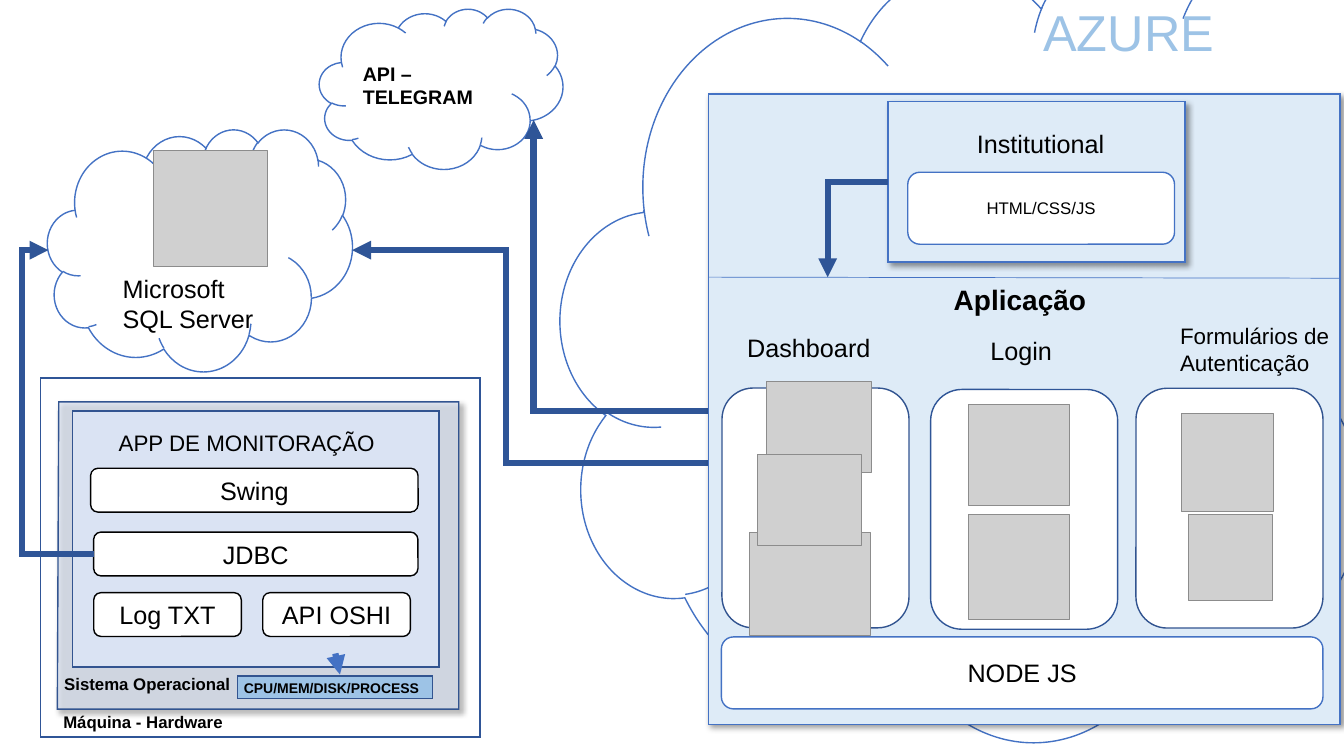
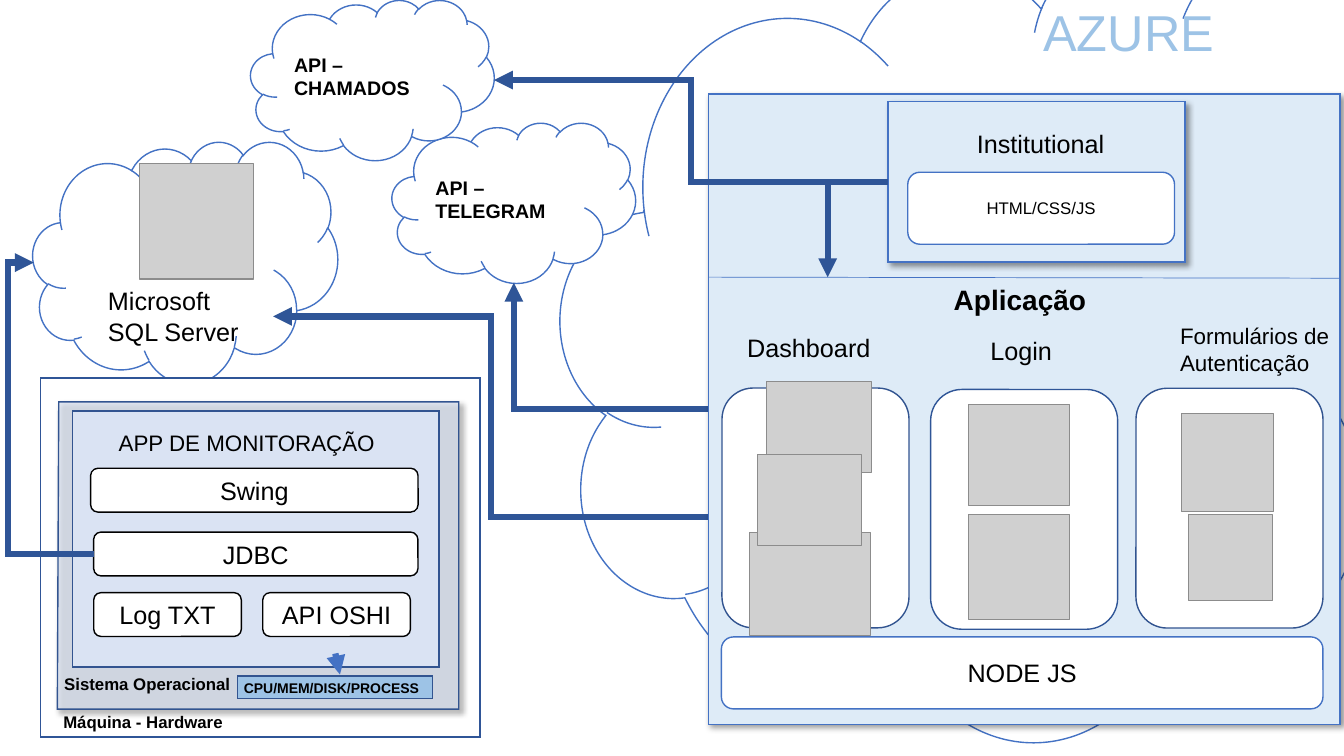
Before and after one commit to marthasilva/ShadowTech, a slide deck: slide 1 of Documentação/Diagrama de solução/DIAGRAMA DE SOLUÇÃO - Atualizado 21 de Abril.pptx. Drawn at 1344x756 pixels with LibreOffice and Linux fonts; fonts in the diff are those of the drawing; grey boxes stand for pictures. Boxes give left, top, right and bottom in pixels: in the first picture for what was removed or moved away, otherwise in the second. Text is boxed around its words. In the diff, an @@ line names an element or a change of style, - is before the commit and + after.

```diff
--- a/Documentação/Diagrama de solução/DIAGRAMA DE SOLUÇÃO - Atualizado 21 de Abril.pptx
+++ b/Documentação/Diagrama de solução/DIAGRAMA DE SOLUÇÃO - Atualizado 21 de Abril.pptx
@@ cloud added at (x1=251, y1=0, x2=495, y2=160), fill #FFFFFF, outline #4472C4 1 pt, 14 pt, text #000000, bold @@
+API – CHAMADOS
@@ elbow arrow added from (888, 181) to (494, 80), #2F5597 4.5 pt @@
@@ cloud moved from (x1=47, y1=129, x2=352, y2=371) to (x1=33, y1=141, x2=338, y2=383) @@
@@ cloud "API – TELEGRAM" moved from (x1=320, y1=9, x2=564, y2=169) to (x1=392, y1=123, x2=636, y2=283) @@
@@ picture moved from (x1=154, y1=151, x2=268, y2=267) to (x1=139, y1=163, x2=253, y2=279) @@
@@ elbow arrow moved from (94, 555) - (48, 250) to (94, 555) - (33, 262) @@
@@ text "Microsoft SQL Server" moved from (x1=123, y1=279, x2=253, y2=334) to (x1=108, y1=291, x2=238, y2=346) @@
@@ elbow arrow moved from (712, 411) - (533, 120) to (709, 409) - (514, 283) @@
@@ elbow arrow moved from (718, 463) - (352, 250) to (710, 517) - (273, 317) @@
```
Also in this commit, not shown: 1 slide removed, 2 other files.
